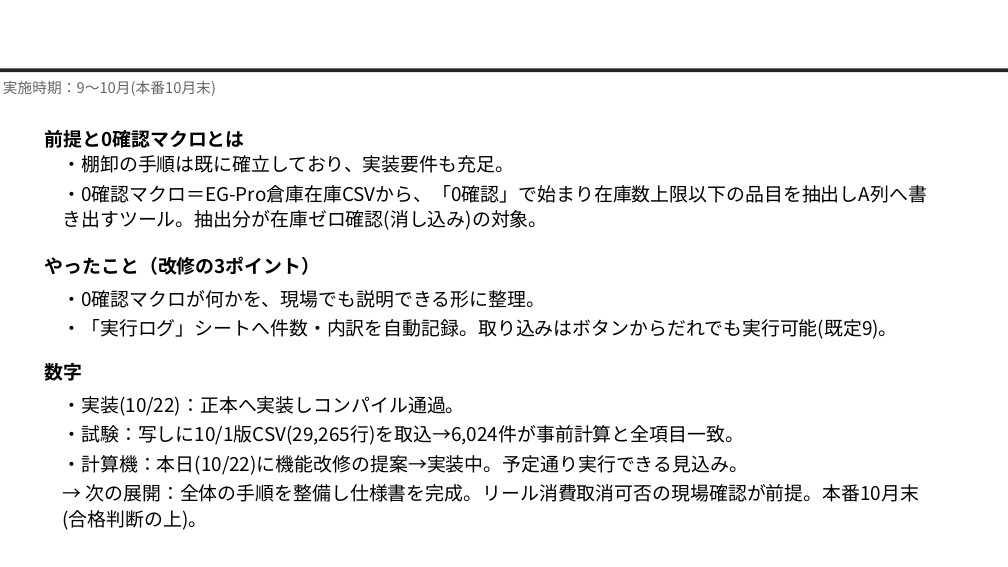
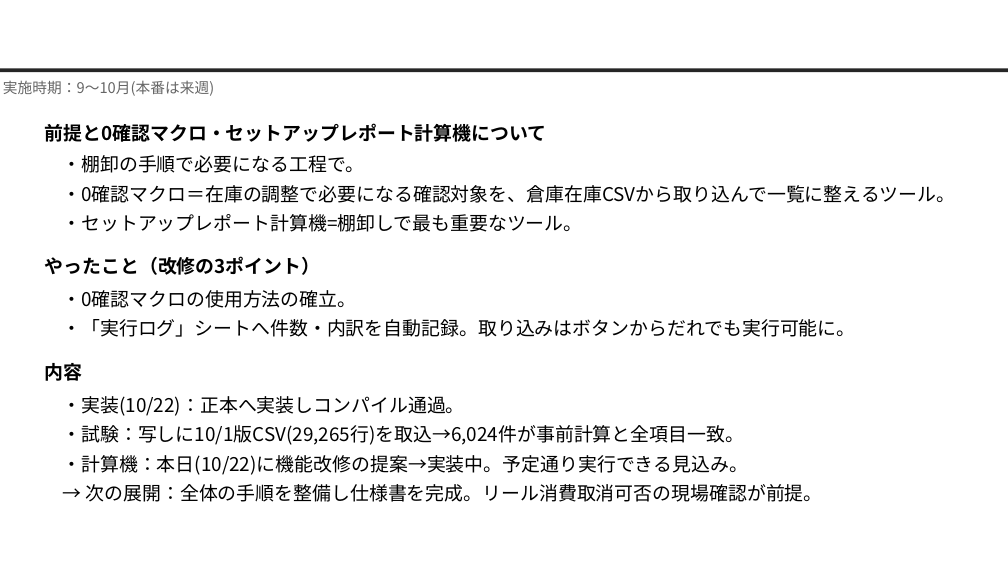
Before and after one commit to nk-shino/work_vault, a slide deck: slide 4 of workvault-sync/10_業務全般/業務報告/9月業務報告(篠原).pptx. Drawn at 1008x567 pixels with LibreOffice and Linux fonts; fonts in the diff are those of the drawing; background and template pictures are left out. Boxes give left, top, right and bottom in pixels: in the first picture for what was removed or moved away, otherwise in the second. Text is boxed around its words. In the diff, an @@ line names an element or a change of style, - is before the commit and + after.

```diff
--- a/workvault-sync/10_業務全般/業務報告/9月業務報告(篠原).pptx
+++ b/workvault-sync/10_業務全般/業務報告/9月業務報告(篠原).pptx
@@ text at bbox=[3, 81, 214, 96]: text changed @@
-実施時期：9〜10月(本番10月末)
+実施時期：9〜10月(本番は来週)
@@ text at bbox=[45, 123, 547, 142]: text changed @@
-前提と0確認マクロとは
+前提と0確認マクロ・セットアップレポート計算機について
@@ text at bbox=[62, 155, 955, 232]: text changed @@
-・棚卸の手順は既に確立しており、実装要件も充足。
-・0確認マクロ＝EG-Pro倉庫在庫CSVから、「0確認」で始まり在庫数上限以下の品目を抽出しA列へ書き出すツール。抽出分が在庫ゼロ確認(消し込み)の対象。
+・棚卸の手順で必要になる工程で。
+・0確認マクロ＝在庫の調整で必要になる確認対象を、倉庫在庫CSVから取り込んで一覧に整えるツール。
+・セットアップレポート計算機=棚卸しで最も重要なツール。
@@ text at bbox=[62, 290, 855, 337]: text changed @@
-・0確認マクロが何かを、現場でも説明できる形に整理。
-・「実行ログ」シートへ件数・内訳を自動記録。取り込みはボタンからだれでも実行可能(既定9)。
+・0確認マクロの使用方法の確立。
+・「実行ログ」シートへ件数・内訳を自動記録。取り込みはボタンからだれでも実行可能に。
@@ text at bbox=[45, 363, 83, 381]: text changed @@
-数字
+内容
@@ text at bbox=[86, 484, 823, 502]: text changed @@
-→ 次の展開：全体の手順を整備し仕様書を完成。リール消費取消可否の現場確認が前提。本番10月末(合格判断の上)。
+→ 次の展開：全体の手順を整備し仕様書を完成。リール消費取消可否の現場確認が前提。
```
Also in this commit, not shown: 4 other slides changed, 3 other files.
